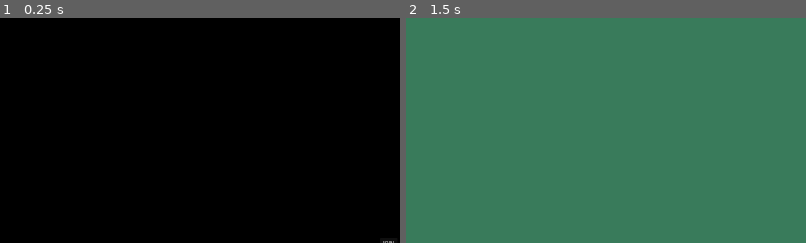
Above: before the commit, frames 1-2 (left to right).
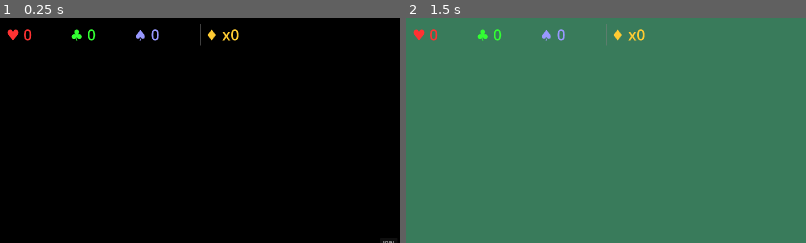
Above: after the commit, the same moments.

Repository: SalC124/rhombatro
Game: Godot game, scene res://scenes/Main2.tscn
The game is run twice, just before and just after one commit, with the same random seed, the same clock (stepped at 60 frames per second) and the same inputs.
Inputs (mouse positions are % of the whole screen's width and height, from its top left):
- Up to frame 1 (0.25 s): no input
- Up to frame 2 (1.5 s): tap Enter at 0.5 s; move the mouse to (72, 45) at 0.52 s; click (72, 45) at 0.67 s; click "HOST" at 1.25 s
The pictures show only the part of the screen within x 0-50%, y 0-50%; the shares and areas given below are measured in that part.

The runs differ from the first frame. In frame 1, 0.6% of the frame differs, in the area x 1-60%, y 2-13%; in frame 2, 0.6%.

Commit message:
SCORE COUNTER ADDED AND CARD PLAYING FIXED. YIPPEE

Diff:
--- a/scenes/Main2.tscn
+++ b/scenes/Main2.tscn
@@ -5,6 +5,7 @@
 [ext_resource type="Script" uid="uid://dd8i0dnsqivr" path="res://scripts/game_loop.gd" id="4_i0u6e"]
 [ext_resource type="FontFile" uid="uid://b4ucaw12l0s1n" path="res://assets/BigBlueTermPlusNerdFontMono-Regular.ttf" id="5_8xah2"]
 [ext_resource type="Script" uid="uid://c7oif0iu8su4u" path="res://scripts/input_manager.gd" id="5_bb0ps"]
+[ext_resource type="Script" uid="uid://cmfojul2w2di5" path="res://scripts/score_counter.gd" id="6_bb0ps"]
 
 [node name="Main2" type="Node2D" unique_id=1492515000]
 texture_filter = 1
@@ -52,6 +53,9 @@
 scale = Vector2(2, 2)
 script = ExtResource("5_bb0ps")
 
+[node name="ScoreCounter" type="Node2D" parent="." unique_id=39562879]
+script = ExtResource("6_bb0ps")
+
 [connection signal="pressed" from="HostButton" to="." method="_on_host_button_pressed"]
 [connection signal="pressed" from="JoinButton" to="." method="_on_join_button_pressed"]
 [connection signal="pressed" from="DiscardButton" to="GameLoop" method="_on_discard_pressed"]
--- a/scripts/game_loop.gd
+++ b/scripts/game_loop.gd
@@ -78,10 +78,20 @@
 
 	await get_tree().create_timer(0.3).timeout
 
+
+	var score_counter = get_parent().get_node("ScoreCounter")
+	var local_field = get_local_field()
+	var local_id = multiplayer.get_unique_id()
+	var local_hand_data = played_hands[local_id]
+	var local_card_nodes = local_field.player_cards_in_play
+
+	score_counter.animate_hand_sequentially(local_hand_data, local_card_nodes)
+
+	var total_duration = local_hand_data.size() * 0.32
+	await get_tree().create_timer(total_duration).timeout
+
 	var result_a = calculate_hand(hand_a)
-	print("a:", result_a)
 	var result_b = calculate_hand(hand_b)
-	print("b:", result_b)
 
 	fisticuffs(id_a, result_a, id_b, result_b)	# shrimp on the barbie
 	fisticuffs(id_b, result_b, id_a, result_a)	# barbie on the shrimp
--- /dev/null
+++ b/scripts/score_counter.gd
@@ -0,0 +1,98 @@
+extends Node2D
+
+const CARD_STATES = preload("res://scripts/card_states.gd")
+
+var heart_label: Label
+var club_label: Label
+var spade_label: Label
+var diamond_label: Label
+
+var heart_val: int = 0
+var club_val: int = 0
+var spade_val: int = 0
+var diamond_val: int = 0
+
+func _ready() -> void:
+	var container = HBoxContainer.new()
+	container.position = Vector2(20, 20)
+	add_child(container)
+
+	heart_label = _make_label("♥ 0", Color(1, 0.2, 0.2))
+	club_label = _make_label("♣ 0", Color(0.2, 1, 0.2))
+	spade_label = _make_label("♠ 0", Color(0.6, 0.6, 1))
+	diamond_label = _make_label("♦ x0", Color(1, 0.8, 0.2))
+
+	container.add_child(heart_label)
+	container.add_child(club_label)
+	container.add_child(spade_label)
+	container.add_child(_make_separator())
+	container.add_child(diamond_label)
+
+
+func _make_label(text: String, color: Color) -> Label:
+	var label = Label.new()
+	label.text = text
+	label.add_theme_color_override("font_color", color)
+	label.add_theme_font_size_override("font_size", 48)
+	label.custom_minimum_size = Vector2(200, 60)
+	return label
+
+
+func _make_separator() -> Control:
+	var sep = VSeparator.new()
+	sep.custom_minimum_size = Vector2(20, 60)
+	return sep
+
+
+func reset() -> void:
+	heart_val = 0
+	club_val = 0
+	spade_val = 0
+	diamond_val = 0
+	_update_labels()
+
+
+func _update_labels() -> void:
+	heart_label.text = "♥ " + str(heart_val)
+	club_label.text = "♣ " + str(club_val)
+	spade_label.text = "♠ " + str(spade_val)
+	diamond_label.text = "♦ x" + str(diamond_val)
+
+
+func animate_card(card: Node2D, suit: int, value: int) -> Signal:
+	# card twist and snap
+	var tween = create_tween()
+	tween.tween_property(card, "rotation_degrees", 15, 0.08)
+	tween.tween_property(card, "rotation_degrees", -15, 0.08)
+	tween.tween_property(card, "rotation_degrees", 0, 0.06)
+
+	# tick up the right counter mid-animation
+	tween.tween_callback(func():
+		match suit:
+			CARD_STATES.SUIT.Heart:   heart_val += value
+			CARD_STATES.SUIT.Club:    club_val += value
+			CARD_STATES.SUIT.Spade:   spade_val += value
+			CARD_STATES.SUIT.Diamond: diamond_val += 1
+		_update_labels()
+	)
+
+	return tween.finished
+
+
+func animate_hand_sequentially(card_data: Array, card_nodes: Array) -> void:
+	reset()
+	_sequence(card_data, card_nodes, 0)
+
+
+func _sequence(card_data: Array, card_nodes: Array, index: int) -> void:
+	if index >= card_data.size():
+		return
+	var suit = card_data[index][1]
+	var rank = card_data[index][0]
+	var card_node = card_nodes[index]
+
+	var finished = animate_card(card_node, suit, rank)
+	finished.connect(func():
+		await get_tree().create_timer(0.1).timeout
+		_sequence(card_data, card_nodes, index + 1)
+	, CONNECT_ONE_SHOT)
--- a/scripts/scoring.gd
+++ b/scripts/scoring.gd
@@ -67,7 +67,10 @@
 	player_cards_in_play = player_hand_ref.selected_cards.duplicate()
 
 	var card_data = player_cards_in_play.map(func(caehrd): return [caehrd.rank, caehrd.suit])
-	rpc("receive_play_hand", card_data)
+	var indeces = player_cards_in_play.map(func(caehrd):
+		return player_hand_ref.player_hand.find(caehrd)
+	)
+	rpc("receive_play_hand", indeces)
 	var game_loop = get_parent().get_node("GameLoop")
 	game_loop.submit_played_hand(owner_peer_id, card_data)
 	game_loop.rpc("rpc_submit_played_hand", owner_peer_id, card_data)
@@ -98,15 +101,13 @@
 var opponent_cards_in_play = []
 
 @rpc("any_peer")
-func receive_play_hand(card_data: Array) -> void:
+func receive_play_hand(indeces: Array) -> void:
 	if is_local_player:
 		return
-	var cards_to_play = card_data.map(func(data):
+	var cards_to_play = indeces.map(func(i):
 		for card in player_hand_ref.player_hand:
-			if card.rank == data[0] and card.suit == data[1]:
-				return card
-		return null
-	).filter(func(c): return c != null)
+				return player_hand_ref.player_hand[i]
+	)
 
 	opponent_cards_in_play = cards_to_play.duplicate()
 	player_hand_ref.update_hand_positions(CARD_STATES.DEFAULT_CARD_MOVE_SPEED, cards_to_play, CARD_STATES.PLAYED_HAND_WIDTH, CARD_STATES.DEFAULT_IDEAL_CARD_DISTANCE, CARD_STATES.PLAYED_HAND_Y)
Not shown, added: scripts/score_counter.gd.uid
